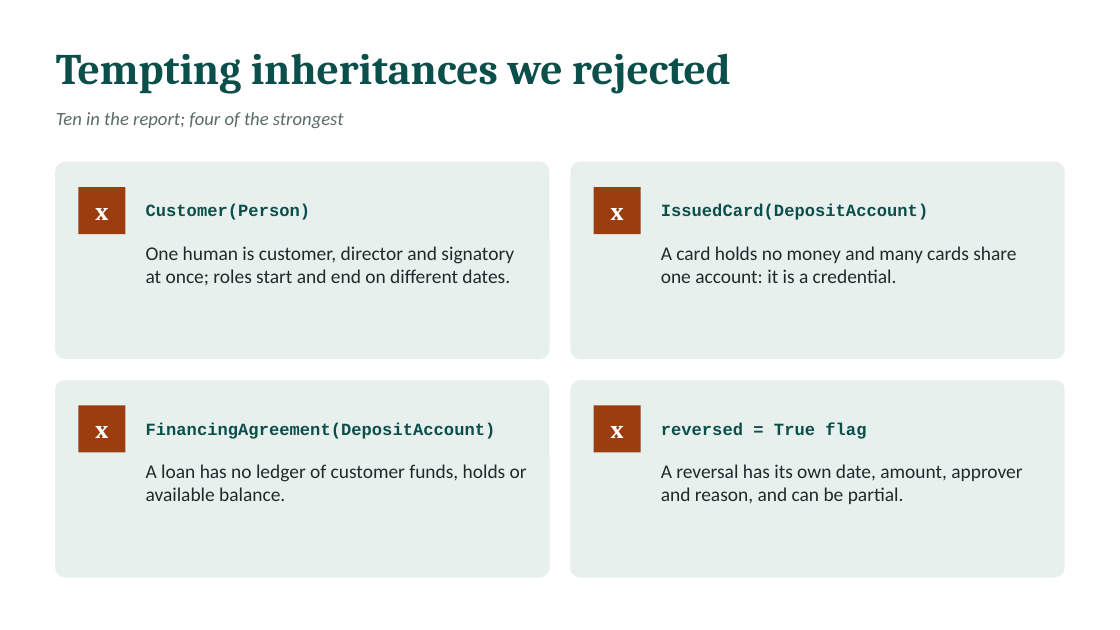
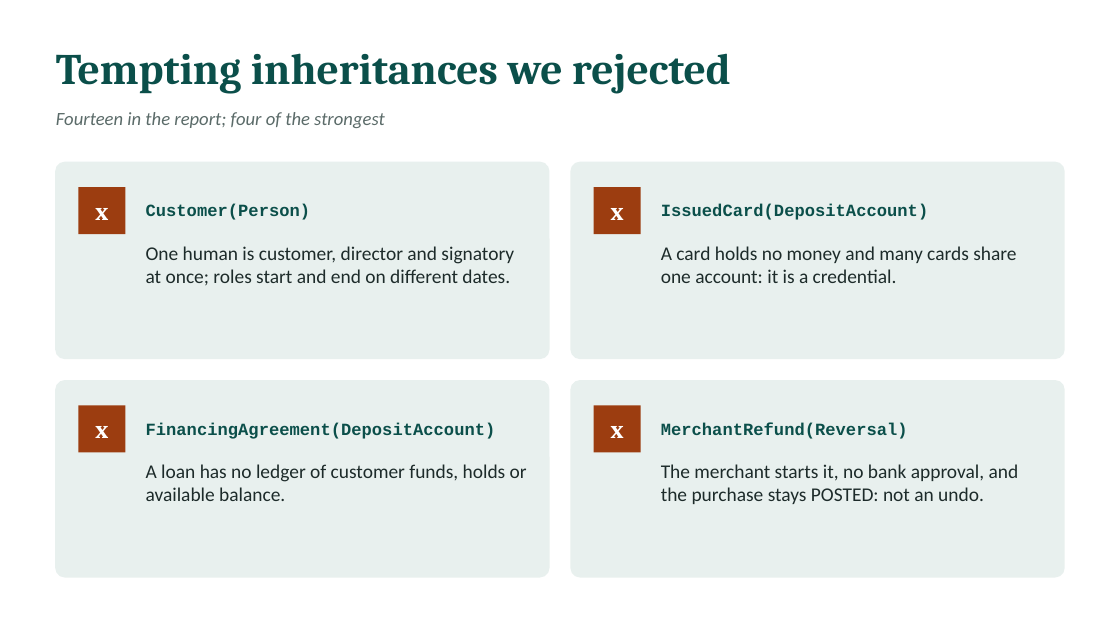
Before and after one commit to l255668-hash/commercial-banking, a slide deck: slide 9 of docs/Viva_Presentation.pptx. Drawn at 1120x630 pixels with LibreOffice and Linux fonts; fonts in the diff are those of the drawing. Boxes give left, top, right and bottom in pixels: in the first picture for what was removed or moved away, otherwise in the second. Text is boxed around its words. In the diff, an @@ line names an element or a change of style, - is before the commit and + after.

```diff
--- a/docs/Viva_Presentation.pptx
+++ b/docs/Viva_Presentation.pptx
@@ text at bbox=[56, 112, 385, 128]: text changed @@
-Ten in the report; four of the strongest
+Fourteen in the report; four of the strongest
@@ text at bbox=[661, 422, 908, 439]: text changed @@
-reversed = True flag
+MerchantRefund(Reversal)
@@ text at bbox=[661, 464, 1019, 504]: text changed @@
-A reversal has its own date, amount, approver and reason, and can be partial.
+The merchant starts it, no bank approval, and the purchase stays POSTED: not an undo.
```
Also in this commit, not shown: 4 other slides changed, 1 slide added, 32 other files.
